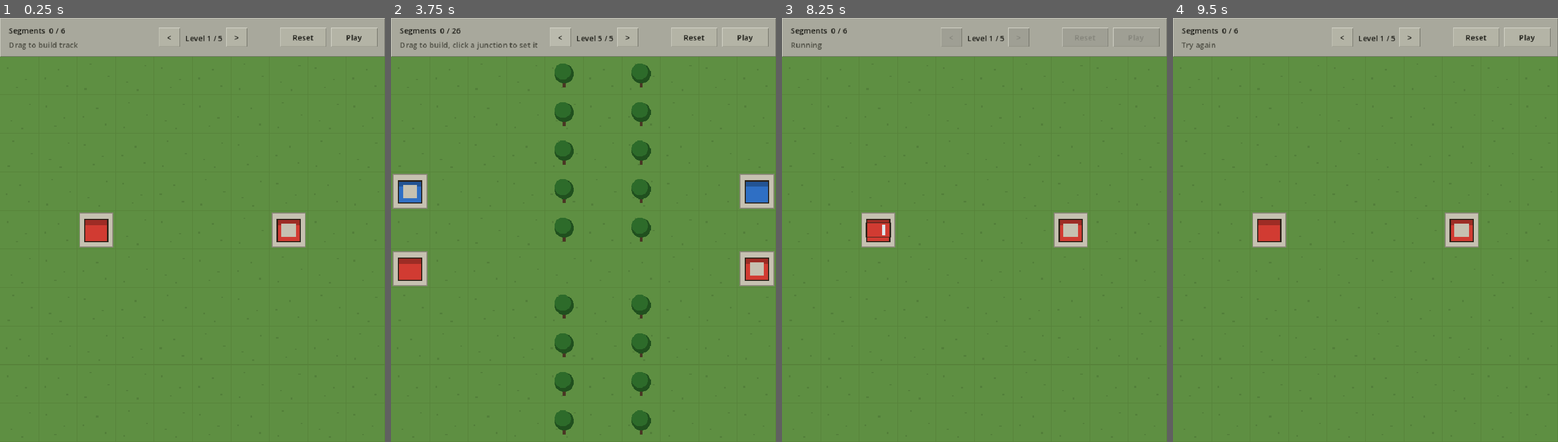
Above: before the commit, frames 1-4 (left to right).
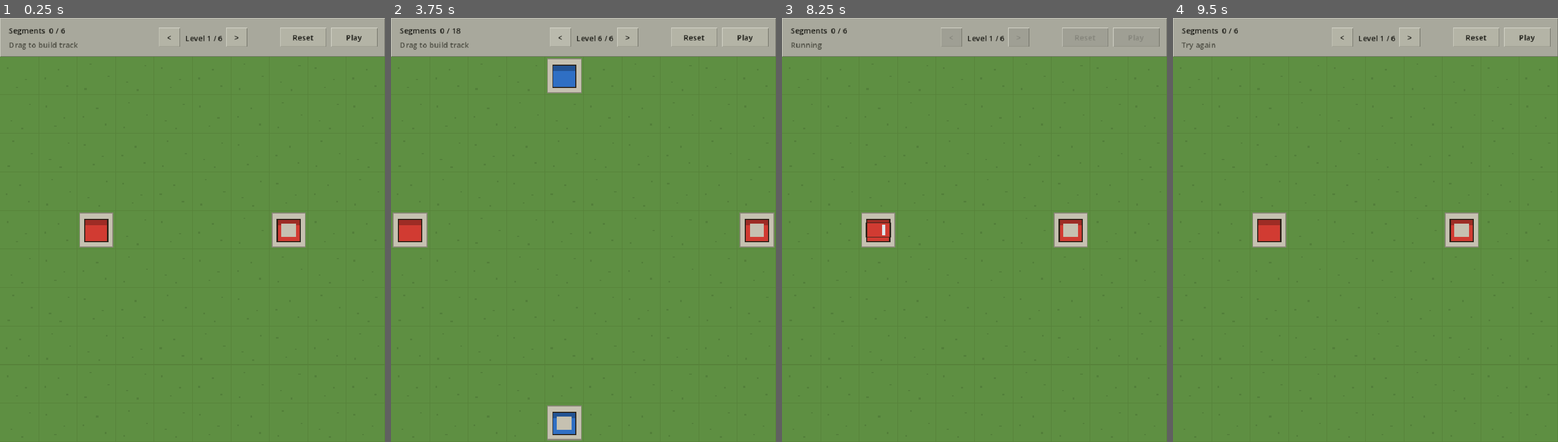
Above: after the commit, the same moments.

Repository: forestwow/movethetrack
Game: Godot game, scene res://scenes/Main.tscn
Same seed, same stepped clock (60 frames per second), same inputs: the game is played once before the commit and once after it.
Inputs (mouse positions are in pixels of both pictures, inside the frame that each line leads up to):
- Up to frame 1 (0.25 s): no input
- Up to frame 2 (3.75 s): click "Play" at 0.5 s; tap Enter at 1.25 s; move the mouse to (668, 208) at 1.27 s; hold Shift 1.28-2 s; click (668, 208) at 1.42 s; click "Play" at 2 s; tap Space at 2.75 s; drag from (506, 251) to (564, 314) at 2.77 s; click "<" at 3.5 s
- Up to frame 3 (8.25 s): click ">" at 4.25 s; click "<" at 5 s; click ">" at 5.75 s; click "<" at 6.5 s; click ">" at 7.25 s; click "Play" at 8 s
- Up to frame 4 (9.5 s): tap Enter at 8.75 s; move the mouse to (1404, 136) at 8.77 s; tap Ctrl at 8.85 s; click (1404, 136) at 8.92 s

The runs differ from the first frame. In frame 1, less than 0.1% of the frame differs, in the area x 56-58%, y 4-6%; in frame 2, 9.2%, in the area x 0-100%, y 2-100%; in frame 3, less than 0.1%; in frame 4, less than 0.1%.

Commit message:
M13: track crossings
A four-edge cell sends every train straight through to the opposite edge —
two independent tracks, no state, nothing to configure. The crossing tool
raises the per-cell edge limit to four, which also permits switches, since
reaching four edges means passing through three.

Two trains still cannot share the cell, which is what makes level_06 a timing
puzzle rather than a topology trick, and it is the first level that could not
be built at all before crossings existed.

Also proves LOOP is reachable: a switch alone can trap a train circling
forever, which D13 expected only from crossings.

Co-Authored-By: Claude Opus 5 <noreply@anthropic.com>
Claude-Session: https://claude.ai/code/session_016egZAVyjHVTkFun9UeYuH4

Diff:
--- a/core/grid.gd
+++ b/core/grid.gd
@@ -120,6 +120,8 @@
 	if edges.size() == 3:
 		var config := get_switch(cell)
 		return config["setting"] if entry == config["toe"] else config["toe"]
+	if edges.size() == 4:
+		return TrackPiece.opposite(entry)
 	return -1
 
 
--- a/core/level_data.gd
+++ b/core/level_data.gd
@@ -147,7 +147,9 @@
 
 func create_grid() -> GridModel:
 	var grid := GridModel.new(GRID_WIDTH, GRID_HEIGHT, segment_budget)
-	if available_tools.has("switch"):
+	if available_tools.has("crossing"):
+		grid.max_edges_per_cell = 4
+	elif available_tools.has("switch"):
 		grid.max_edges_per_cell = 3
 	for cell in obstacles:
 		grid.add_obstacle(cell)
--- /dev/null
+++ b/levels/level_06_crossing.json
@@ -0,0 +1,17 @@
+{
+  "id": "level_06_crossing",
+  "segment_budget": 18,
+  "obstacles": [],
+  "stations": [
+    { "id": "A", "x": 0, "y": 4, "color": "red", "role": "source" },
+    { "id": "C", "x": 9, "y": 4, "color": "red", "role": "destination" },
+    { "id": "B", "x": 4, "y": 0, "color": "blue", "role": "source" },
+    { "id": "D", "x": 4, "y": 9, "color": "blue", "role": "destination" }
+  ],
+  "trains": [
+    { "id": "train_1", "start_station": "A", "target_station": "C" },
+    { "id": "train_2", "start_station": "B", "target_station": "D" }
+  ],
+  "available_tools": ["crossing"],
+  "win_conditions": ["basic_delivery"]
+}
--- /dev/null
+++ b/tests/fixtures/level_loop.json
@@ -0,0 +1,14 @@
+{
+  "id": "level_loop",
+  "segment_budget": 10,
+  "obstacles": [],
+  "stations": [
+    { "id": "A", "x": 2, "y": 1, "color": "red", "role": "source" },
+    { "id": "B", "x": 9, "y": 9, "color": "red", "role": "destination" }
+  ],
+  "trains": [
+    { "id": "train_1", "start_station": "A", "target_station": "B" }
+  ],
+  "available_tools": ["switch"],
+  "win_conditions": ["basic_delivery"]
+}
--- /dev/null
+++ b/tests/test_grid_crossing.gd
@@ -0,0 +1,51 @@
+extends GutTest
+
+const N := TrackPiece.Edge.NORTH
+const E := TrackPiece.Edge.EAST
+const S := TrackPiece.Edge.SOUTH
+const W := TrackPiece.Edge.WEST
+
+const CROSSING := Vector2i(4, 4)
+
+var grid: GridModel
+
+
+func before_each():
+	grid = GridModel.new(10, 10, 99)
+	grid.max_edges_per_cell = 4
+
+
+func _build_crossing():
+	for neighbour in [Vector2i(3, 4), Vector2i(5, 4), Vector2i(4, 3), Vector2i(4, 5)]:
+		grid.connect_cells(CROSSING, neighbour)
+
+
+func test_a_fourth_edge_needs_the_crossing_limit():
+	var switch_grid := GridModel.new(10, 10, 99)
+	switch_grid.max_edges_per_cell = 3
+	for neighbour in [Vector2i(3, 4), Vector2i(5, 4), Vector2i(4, 3)]:
+		switch_grid.connect_cells(CROSSING, neighbour)
+	assert_false(switch_grid.can_connect_cells(CROSSING, Vector2i(4, 5)))
+	_build_crossing()
+	assert_eq(grid.get_edges(CROSSING), 0b1111)
+
+
+func test_a_crossing_always_sends_a_train_straight_through():
+	_build_crossing()
+	assert_eq(grid.exit_edge(CROSSING, W), E)
+	assert_eq(grid.exit_edge(CROSSING, E), W)
+	assert_eq(grid.exit_edge(CROSSING, N), S)
+	assert_eq(grid.exit_edge(CROSSING, S), N)
+
+
+func test_a_crossing_has_nothing_to_configure():
+	_build_crossing()
+	assert_eq(grid.get_switch(CROSSING), {})
+	assert_eq(grid.get_switch_configs(CROSSING), [])
+
+
+func test_cycling_a_crossing_does_nothing():
+	_build_crossing()
+	watch_signals(grid)
+	grid.cycle_switch(CROSSING)
+	assert_signal_not_emitted(grid, "track_changed")
--- /dev/null
+++ b/tests/test_level_06_crossing.gd
@@ -0,0 +1,60 @@
+extends GutTest
+
+const CROSSING := Vector2i(4, 4)
+
+const BLUE_LINE := [[4,0],[4,1],[4,2],[4,3],[4,4],[4,5],[4,6],[4,7],[4,8],[4,9]]
+const RED_STRAIGHT := [[0,4],[1,4],[2,4],[3,4],[4,4],[5,4],[6,4],[7,4],[8,4],[9,4]]
+const RED_DETOUR := [[0,4],[1,4],[1,3],[2,3],[2,4],[3,4],[4,4],[5,4],[6,4],[7,4],[8,4],[9,4]]
+
+var level: LevelData
+var grid: GridModel
+
+
+func before_each():
+	level = LevelData.load_from_file("res://levels/level_06_crossing.json")
+	grid = level.create_grid()
+
+
+func _lay(path: Array) -> void:
+	for i in range(path.size() - 1):
+		var from := Vector2i(path[i][0], path[i][1])
+		var to := Vector2i(path[i + 1][0], path[i + 1][1])
+		assert_true(grid.connect_cells(from, to), "%s -> %s" % [from, to])
+
+
+func test_the_level_unlocks_the_crossing():
+	assert_eq(grid.max_edges_per_cell, 4)
+
+
+func test_the_two_lines_share_one_cell_as_a_crossing():
+	_lay(RED_STRAIGHT)
+	_lay(BLUE_LINE)
+	assert_eq(grid.get_edges(CROSSING), 0b1111)
+	assert_eq(grid.get_switch(CROSSING), {})
+
+
+func test_the_shortest_layout_collides_on_the_crossing():
+	_lay(RED_STRAIGHT)
+	_lay(BLUE_LINE)
+	var result := SimulationEngine.simulate(grid, level)
+	assert_eq(result.outcome, SimulationResult.Outcome.COLLISION)
+	assert_eq(result.steps[4]["train_1"], CROSSING)
+	assert_eq(result.steps[4]["train_2"], CROSSING)
+
+
+func test_a_detour_lets_the_blue_train_clear_the_crossing_first():
+	_lay(RED_DETOUR)
+	_lay(BLUE_LINE)
+	assert_eq(grid.get_used_budget(), 17)
+	assert_true(grid.get_used_budget() <= level.segment_budget)
+	var result := SimulationEngine.simulate(grid, level)
+	assert_eq(result.outcome, SimulationResult.Outcome.SUCCESS)
+	assert_eq(result.steps[4]["train_2"], CROSSING)
+	assert_eq(result.steps[6]["train_1"], CROSSING)
+
+
+func test_each_train_still_runs_straight_through_the_crossing():
+	_lay(RED_DETOUR)
+	_lay(BLUE_LINE)
+	assert_eq(SimulationEngine.route(grid, level, level.trains[0]).back(), Vector2i(9, 4))
+	assert_eq(SimulationEngine.route(grid, level, level.trains[1]).back(), Vector2i(4, 9))
--- a/tests/test_level_data.gd
+++ b/tests/test_level_data.gd
@@ -73,6 +73,8 @@
 	assert_false(level.create_grid().has_track(Vector2i(3, 4)))
 
 
-func test_create_grid_raises_the_edge_limit_when_the_switch_is_available():
-	assert_eq(LevelData.load_from_file(FULL).create_grid().max_edges_per_cell, 3)
+func test_create_grid_raises_the_edge_limit_for_the_tools_the_level_unlocks():
+	assert_eq(LevelData.load_from_file(FULL).create_grid().max_edges_per_cell, 4)
 	assert_eq(LevelData.load_from_file(LEVEL_01).create_grid().max_edges_per_cell, 2)
+	assert_eq(LevelData.load_from_file(
+		"res://levels/level_05_bottleneck.json").create_grid().max_edges_per_cell, 3)
--- a/tests/test_simulation_engine.gd
+++ b/tests/test_simulation_engine.gd
@@ -130,3 +130,19 @@
 	assert_eq(SimulationEngine.route(wrong_grid, wrong, wrong.trains[0]), [
 		Vector2i(0, 0), Vector2i(1, 0), Vector2i(2, 0),
 	])
+
+
+func test_a_switch_can_trap_a_train_in_a_loop():
+	var looping := LevelData.load_from_file("res://tests/fixtures/level_loop.json")
+	var loop_grid := looping.create_grid()
+	var junction := Vector2i(2, 2)
+	loop_grid.connect_cells(junction, Vector2i(2, 1))
+	loop_grid.connect_cells(junction, Vector2i(1, 2))
+	loop_grid.connect_cells(junction, Vector2i(3, 2))
+	for pair in [[[1, 2], [1, 3]], [[1, 3], [2, 3]], [[2, 3], [3, 3]], [[3, 3], [3, 2]]]:
+		loop_grid.connect_cells(Vector2i(pair[0][0], pair[0][1]), Vector2i(pair[1][0], pair[1][1]))
+	loop_grid.set_switch(junction, TrackPiece.Edge.WEST, TrackPiece.Edge.NORTH)
+
+	var result := SimulationEngine.simulate(loop_grid, looping)
+	assert_eq(result.outcome, SimulationResult.Outcome.LOOP)
+	assert_eq(result.failed_train_id, "train_1")
Not shown, added: tests/test_grid_crossing.gd.uid
Not shown, added: tests/test_level_06_crossing.gd.uid
Not shown, changed: DECISIONS.md
